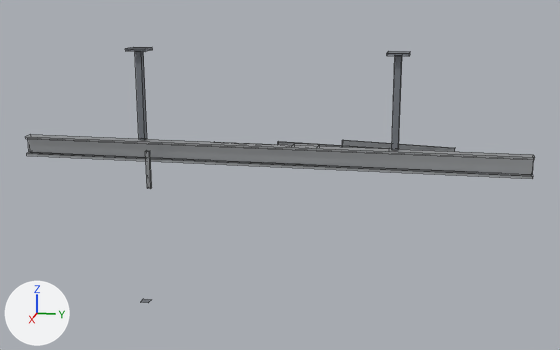
One commit to the FBX model Tools/butchery/fbx/SM_RAIL_SWITCH.fbx: the scene before it, then after it.
One viewpoint serves both versions: a camera (50 mm lens) standing at (5.8, 1.27, 4.39) and looking at (-0.02, 0.11, 2.93). Arrows for +X, +Y and +Z are at lower left; the lights stay in place. The older version comes first. Mesh edges are drawn as thin lines.

The older version as bpy lines, for what is in view:
```python
me_sm_rail_switch_001 = bpy.data.meshes.new('SM_RAIL_SWITCH.001')
me_sm_rail_switch_001.from_pydata(...)  # 104 vertices, 64 faces; spans x -0.4..0.4, y -2.0..2.0, z 1.95..3.91
# faces by material slot: [44, 20]
me_sm_rail_switch_001.materials.append(mat_m_butchery_steelbrushed)  # light grey #c8cbce
me_sm_rail_switch_001.materials.append(mat_m_butchery_paintedframe)  # grey #868b93
# before: 8 (-0.02, -2.0, 3.16), 10 (-0.02, 2.0, 3.16), 12 (0.07, -2.0, 3.16) at pixel (25, 138), 14 (0.07, 2.0, 3.16) at pixel (534, 159), 17 (-0.02, -2.0, 3.04)
# before: 19 (-0.02, 2.0, 3.04), 21 (0.07, -2.0, 3.04) at pixel (26, 153), 23 (0.07, 2.0, 3.04) at pixel (533, 176), 24 (0.0, -1.02, 3.19) at pixel (141, 138), 26 (0.0, -0.98, 3.19) at pixel (147, 138)
# before: 28 (0.05, -1.02, 3.19) at pixel (138, 139), 30 (0.05, -0.98, 3.19) at pixel (144, 139), 32 (-0.06, -1.08, 3.89), 34 (-0.06, -0.92, 3.89) at pixel (152, 49), 36 (0.1, -1.08, 3.89) at pixel (125, 51)
# before: 38 (0.1, -0.92, 3.89) at pixel (145, 51), 48 (-0.06, 0.92, 3.89), 50 (-0.06, 1.08, 3.89) at pixel (410, 54), 52 (0.1, 0.92, 3.89) at pixel (386, 55), 54 (0.1, 1.08, 3.89) at pixel (409, 56)
# before: 56 (0.0, -0.05, 3.04), 57 (0.0, -0.05, 3.16), 58 (0.02, -0.05, 3.04) at pixel (258, 162), 59 (0.02, -0.05, 3.16) at pixel (258, 147), 60 (-0.12, -0.45, 3.04)
# before: 61 (-0.12, -0.45, 3.16) at pixel (214, 141), 64 (-0.1, -0.45, 3.04), 65 (-0.1, -0.45, 3.16) at pixel (213, 142), 92 (0.33, -0.94, 1.95) at pixel (143, 298), 93 (0.33, -0.86, 1.95) at pixel (151, 299)
# before: 94 (0.4, -0.94, 1.95) at pixel (140, 302), 95 (0.4, -0.86, 1.95) at pixel (148, 302)
ob_sm_rail_switch = bpy.data.objects.new('SM_RAIL_SWITCH', me_sm_rail_switch_001)
ob_sm_rail_switch.location = (0.0, 0.0, 0.0)
```
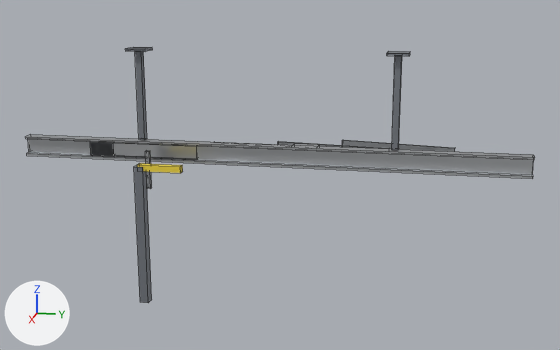
The change in detail:
Material 'M_Butchery_SafetyYellow' (mat_m_butchery_safetyyellow) is new.
Its base color is (0.86, 0.66, 0.05) (yellow #efd43f).
Its roughness is 0.55.
Material 'M_Butchery_Stainless' (mat_m_butchery_stainless) is new.
Its base color is (0.72, 0.74, 0.76) (light grey #dddfe2).
Its metallic is 1.0.
Its roughness is 0.28.
me_sm_rail_switch_001 is used by ob_sm_rail_switch; location (0.0, 0.0, 0.0).
Verts and faces of me_sm_rail_switch_001; kept vertices keep their numbers, new ones are numbered from 104.
me_sm_rail_switch_001 had 104 vertices, 64 faces and spanned x -0.4..0.4, y -2.0..2.0, z 1.95..3.91.
me_sm_rail_switch_001 now has 136 vertices, 98 faces and spans x -0.4..0.4, y -2.0..2.0, z 1.95..3.91.
me_sm_rail_switch_001 part 1: a new loose piece, a box spanning x 0.013..0.033, y -1.45..-0.55, z 3.04..3.16, in mat_m_butchery_steelbrushed (light grey #c8cbce).
me_sm_rail_switch_001 part 2: a new loose piece, a box spanning x 0.008..0.038, y -1.25..-0.55, z 3.05..3.15, in mat_m_butchery_stainless (light grey #dddfe2).
me_sm_rail_switch_001 part 3: a new loose piece, a box spanning x 0.338..0.388, y -0.91..-0.57, z 3.015..3.065, in mat_m_butchery_safetyyellow (yellow #efd43f).
Part 4, on me_sm_rail_switch_001:
New vertices 104 to 107 stand at vertices 56 to 59, in that order, plus (-0.04, -0.9, 0.0).
New vertices 108 to 111 stand at vertices 92 to 95, in that order, plus (0.0, 0.0, 1.1).
New faces: (8, 10, 14, 12), (17, 21, 23, 19), (56, 104, 105, 57), (58, 59, 107, 106), (104, 106, 107, 105), (56, 58, 106, 104) (mat_m_butchery_steelbrushed (light grey #c8cbce)).
New faces: (57, 105, 107, 59), (60, 64, 65, 61) (mat_m_butchery_steelbrushed (light grey #c8cbce)).
New faces: (24, 26, 30, 28), (32, 34, 38, 36), (48, 50, 54, 52), (92, 108, 109, 93), (93, 109, 111, 95), (94, 95, 111, 110) (mat_m_butchery_paintedframe (grey #868b93)).
New faces: (92, 94, 110, 108), (108, 110, 111, 109) (mat_m_butchery_paintedframe (grey #868b93)).
me_sm_rail_switch_001 gains material mat_m_butchery_stainless (light grey #dddfe2).
me_sm_rail_switch_001 gains material mat_m_butchery_safetyyellow (yellow #efd43f).

Boxes [x1, y1, x2, y2] around the edits, measured in the pictures (560 x 350 px):
part 1 of me_sm_rail_switch_001, added: after [90, 142, 197, 160]
part 2 of me_sm_rail_switch_001, added: after [113, 143, 197, 159]
part 3 of me_sm_rail_switch_001, added: after [137, 163, 183, 173]
part 4 of me_sm_rail_switch_001, added: after [29, 152, 533, 303]
